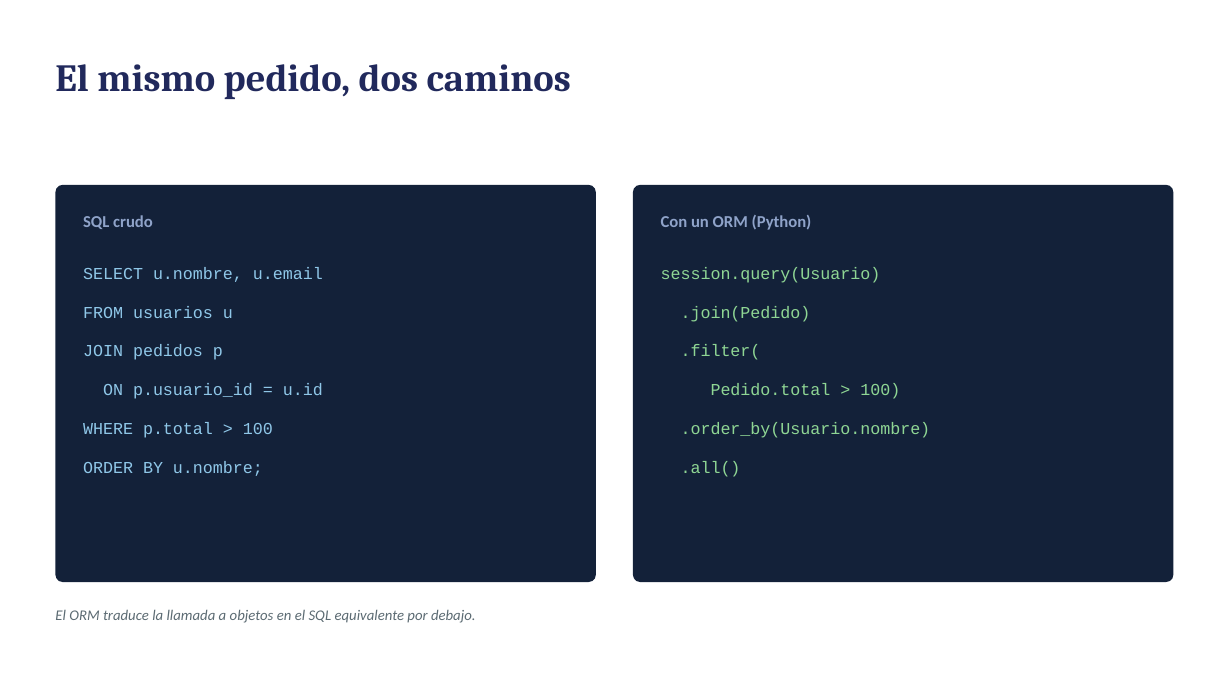
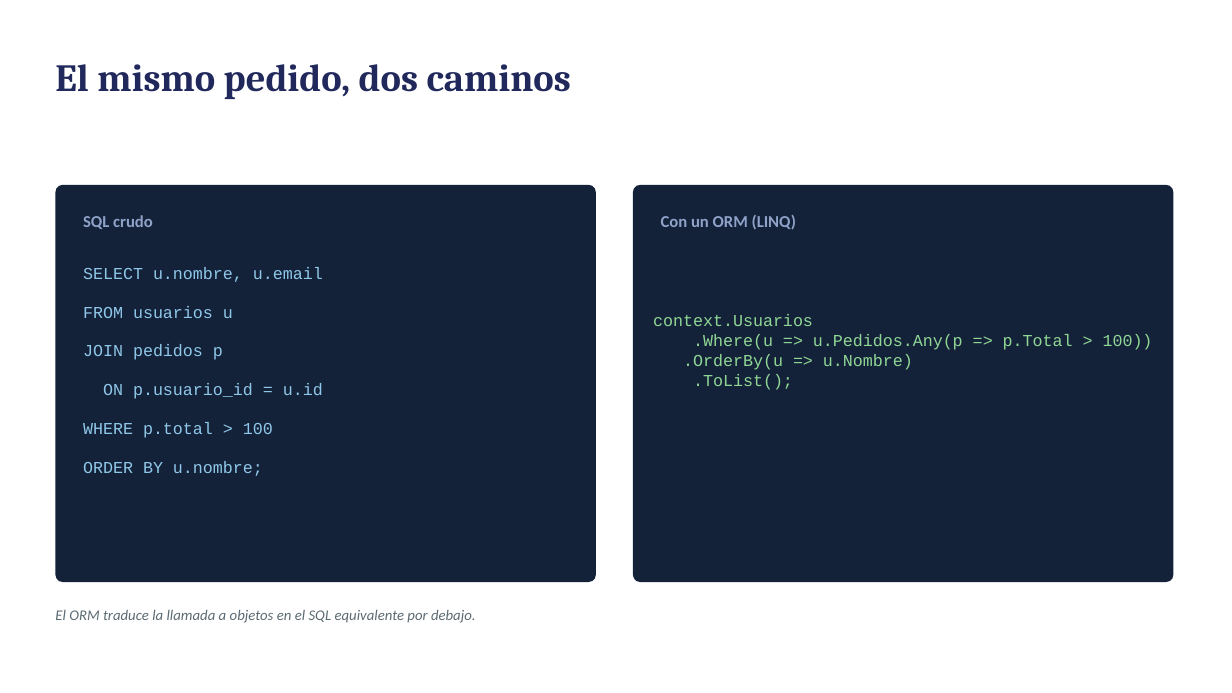
Before and after one commit to maximedina/UTN_ProgramacionIV, a slide deck: slide 11 of 2. ORM/ORM.pptx. Drawn at 1232x693 pixels with LibreOffice and Linux fonts; fonts in the diff are those of the drawing. Boxes give left, top, right and bottom in pixels: in the first picture for what was removed or moved away, otherwise in the second. Text is boxed around its words. In the diff, an @@ line names an element or a change of style, - is before the commit and + after.

```diff
--- a/2. ORM/ORM.pptx
+++ b/2. ORM/ORM.pptx
@@ text at (x1=661, y1=215, x2=796, y2=230): text changed @@
-Con un ORM (Python)
+Con un ORM (LINQ)
@@ text removed at (x1=661, y1=267, x2=881, y2=283) @@
-session.query(Usuario)
@@ text added at (x1=653, y1=314, x2=1153, y2=390), 13 pt, text #8FD694 @@
+context.Usuarios
+.Where(u => u.Pedidos.Any(p => p.Total > 100)) .OrderBy(u => u.Nombre)
+.ToList();
@@ text removed at (x1=681, y1=306, x2=811, y2=322) @@
-.join(Pedido)
@@ text removed at (x1=681, y1=344, x2=761, y2=360) @@
-.filter(
@@ text removed at (x1=711, y1=383, x2=900, y2=399) @@
-Pedido.total > 100)
@@ text removed at (x1=681, y1=422, x2=931, y2=438) @@
-.order_by(Usuario.nombre)
@@ text removed at (x1=681, y1=461, x2=741, y2=477) @@
-.all()
```
Also in this commit, not shown: 1 other slide changed, 9 other files.
